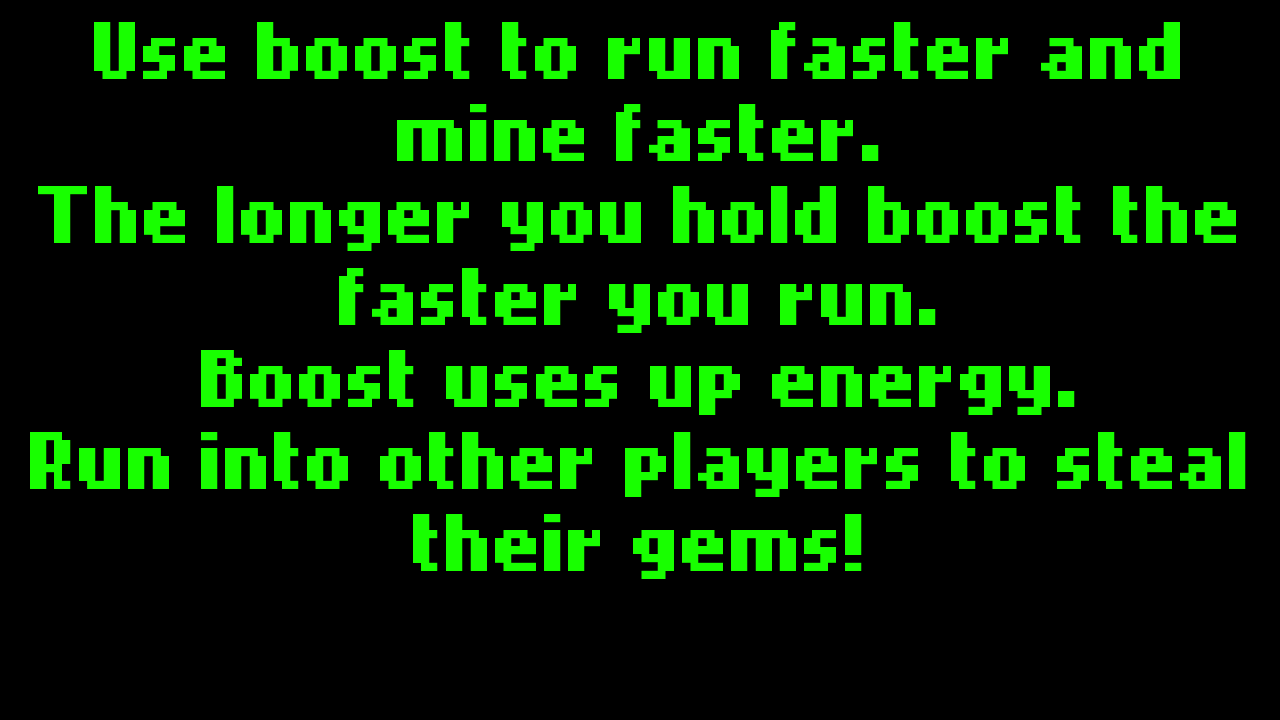
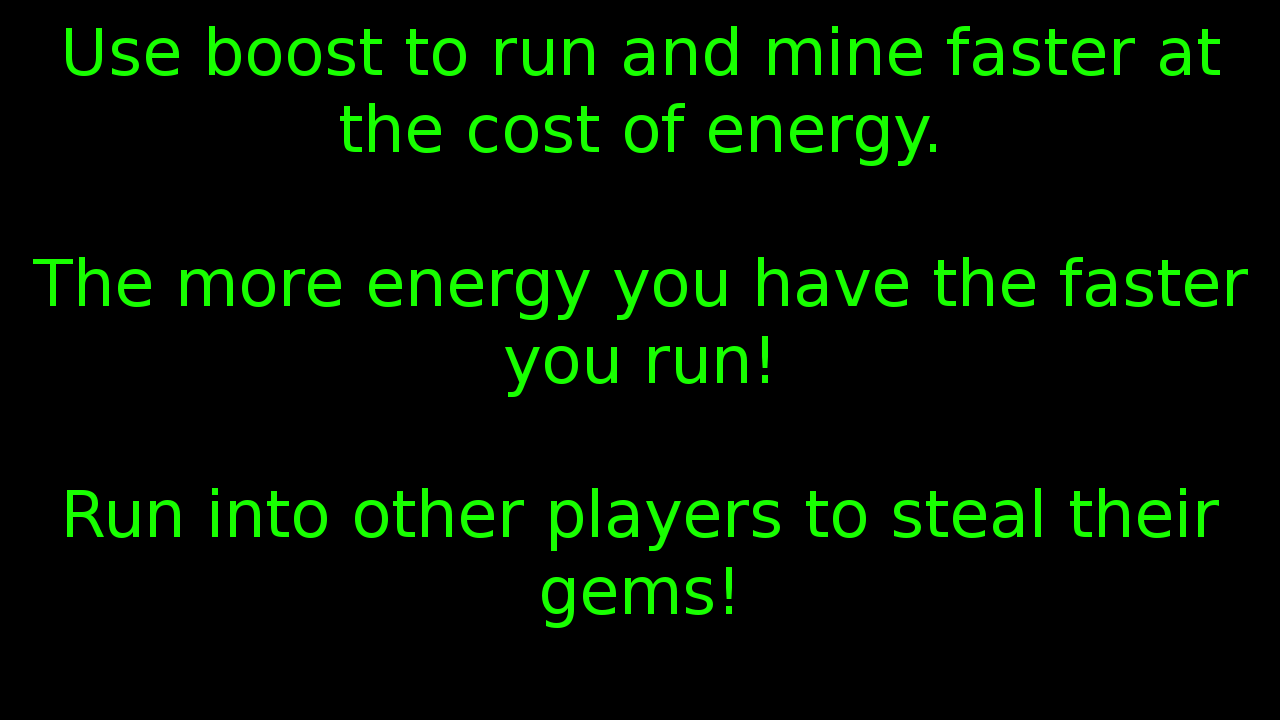
Layered file, before and after one edit (w=1280, h=720). Changes by layer:
renamed "Use boost to run faster and mi..." to "Use boost to run and mine fast...", painted on it over [left=30, top=22, right=1248, bottom=628]
